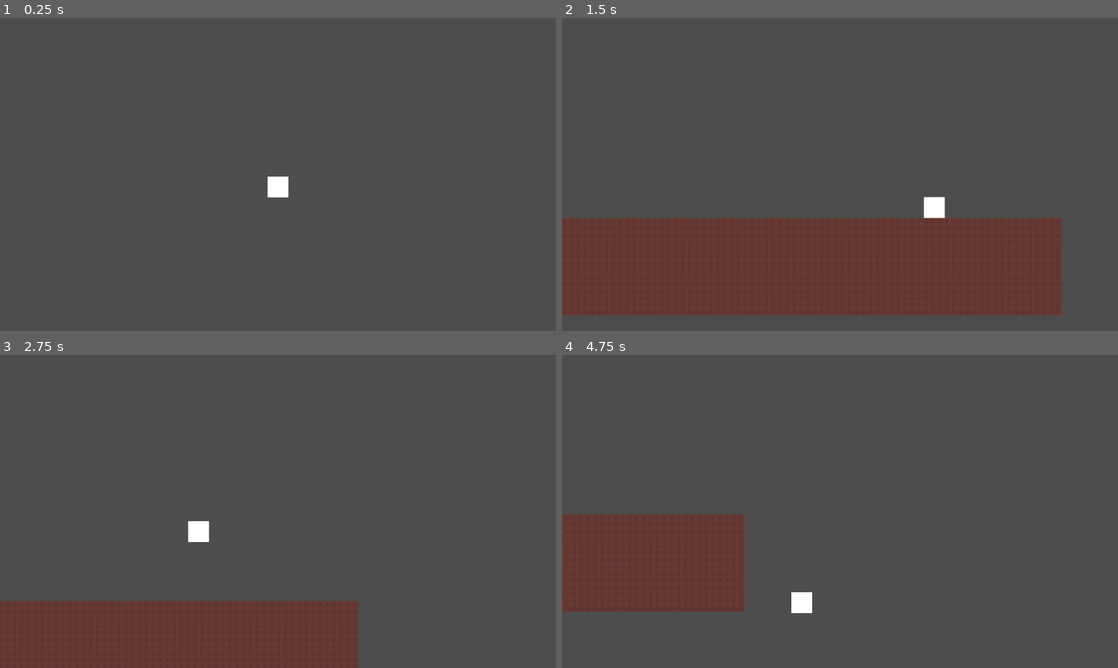
Above: before the commit, frames 1-4 (two rows, left to right).
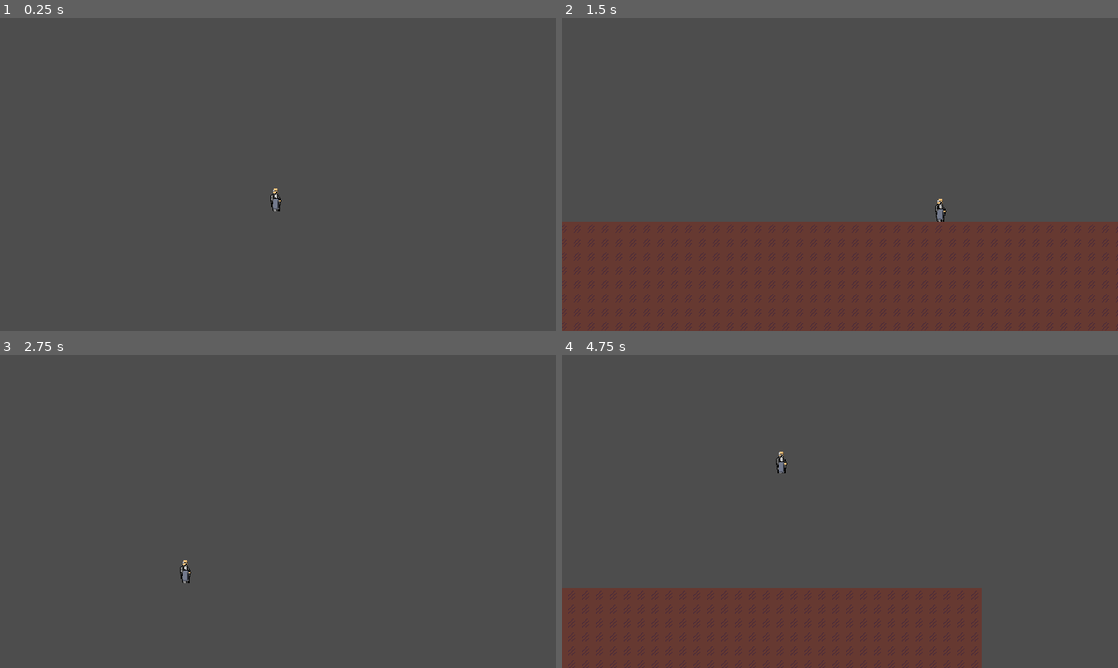
Above: after the commit, the same moments.

Repository: tixvage/bgj25.2
Game: Godot game, scene res://scenes/main.tscn
The game is run twice, just before and just after one commit, with the same random seed, the same clock (stepped at 60 frames per second) and the same inputs. The engine's default icon, where the game draws it, is replaced by a stand-in: a white triangle on a blue panel in a dark square. Sound files missing from this copy of the repository are replaced by a short silence.
Inputs:
- Up to frame 1 (0.25 s): no input
- Up to frame 2 (1.5 s): hold D (move_right) from 0.53 s (still down); tap W (move_up) at 0.77 s
- Up to frame 3 (2.75 s): tap W (move_up) at 1.52 s; release D (move_right) at 2.03 s; hold A (move_left) from 2.03 s (still down)
- Up to frame 4 (4.75 s): release A (move_left) at 2.78 s; hold D (move_right) 2.78-4.28 s; tap W (move_up) at 3.02, 3.77, 4.52 s; hold A (move_left) from 4.28 s (still down)

The runs differ from the first frame. In frame 1, 0.3% of the frame differs, in the area x 48-52%, y 50-62%; in frame 2, 11%; in frame 3, 14%; in frame 4, 25%, in the area x 0-76%, y 30-100%.

Commit message:
add dash effect

Diff:
--- a/project.godot
+++ b/project.godot
@@ -25,6 +25,7 @@
 window/size/viewport_height=720
 window/size/resizable=false
 window/stretch/mode="viewport"
+window/stretch/scale=2.0
 window/stretch/scale_mode="integer"
 
 [input]
--- a/scenes/demo_world.tscn
+++ b/scenes/demo_world.tscn
@@ -1,9 +1,10 @@
-[gd_scene load_steps=9 format=4 uid="uid://d28ywxaxhy6xu"]
+[gd_scene load_steps=10 format=4 uid="uid://d28ywxaxhy6xu"]
 
 [ext_resource type="Texture2D" uid="uid://by3ptq44r5ugy" path="res://assets/sprite/partment_progression.png" id="1_25m8j"]
 [ext_resource type="Script" uid="uid://koo0xud6sagg" path="res://scripts/player.gd" id="1_hym41"]
 [ext_resource type="Script" uid="uid://bfj6hq6gj25hm" path="res://scripts/player_data.gd" id="2_70cc3"]
 [ext_resource type="Script" uid="uid://beq2ccoyulos6" path="res://scripts/camera.gd" id="4_tccpi"]
+[ext_resource type="Texture2D" uid="uid://b4b6hife0b6b7" path="res://assets/sprite/butlermitani.png" id="4_tdn6g"]
 
 [sub_resource type="TileSetAtlasSource" id="TileSetAtlasSource_tccpi"]
 texture = ExtResource("1_25m8j")
@@ -82,14 +83,14 @@
 
 [sub_resource type="Resource" id="Resource_25m8j"]
 script = ExtResource("2_70cc3")
-move_speed = 500.0
+move_speed = 300.0
 jump_force = 700.0
 damage_amount = 10.0
 mass = 10.0
 metadata/_custom_type_script = "uid://bfj6hq6gj25hm"
 
 [sub_resource type="RectangleShape2D" id="RectangleShape2D_4hlwr"]
-size = Vector2(48, 48)
+size = Vector2(16, 28)
 
 [node name="DemoWorld" type="Node2D"]
 
@@ -102,10 +103,14 @@
 script = ExtResource("1_hym41")
 player_datas = Array[ExtResource("2_70cc3")]([SubResource("Resource_25m8j")])
 
-[node name="Polygon2D" type="Polygon2D" parent="Player"]
-polygon = PackedVector2Array(-24, -24, -24, 24, 24, 24, 24, -24)
+[node name="Sprite2D" type="Sprite2D" parent="Player"]
+texture = ExtResource("4_tdn6g")
+hframes = 2
+vframes = 6
+frame = 1
 
 [node name="CollisionShape2D" type="CollisionShape2D" parent="Player"]
+position = Vector2(-3, 0)
 shape = SubResource("RectangleShape2D_4hlwr")
 
 [node name="Camera2D" type="Camera2D" parent="Player"]
@@ -119,3 +124,8 @@
 
 [node name="DashRay" type="RayCast2D" parent="Player"]
 target_position = Vector2(0, 150)
+
+[node name="GhostSpawnTimer" type="Timer" parent="Player"]
+wait_time = 0.02
+
+[connection signal="timeout" from="Player/GhostSpawnTimer" to="Player" method="_on_ghost_spawn_timer_timeout"]
--- /dev/null
+++ b/scenes/player_ghost.tscn
@@ -0,0 +1,8 @@
+[gd_scene load_steps=3 format=3 uid="uid://k6258rj75ijs"]
+
+[ext_resource type="Texture2D" uid="uid://bpytj5wkia55y" path="res://icon.svg" id="1_32khj"]
+[ext_resource type="Script" uid="uid://byvxo5qhr7qsh" path="res://scripts/player_ghost.gd" id="1_hmsbg"]
+
+[node name="PlayerGhost" type="Sprite2D"]
+texture = ExtResource("1_32khj")
+script = ExtResource("1_hmsbg")
--- a/scripts/player.gd
+++ b/scripts/player.gd
@@ -3,15 +3,19 @@
 @export var player_datas: Array[PlayerData]
 
 @onready var camera: Camera2D = %Camera2D
+@onready var sprite: Sprite2D = $Sprite2D
 @onready var dash_ray: RayCast2D = $DashRay
+@onready var ghost_spawn_timer: Timer = $GhostSpawnTimer
+
+@onready var player_ghost_scene := preload("res://scenes/player_ghost.tscn")
 
 var is_dashing: bool = false
 var dash_distance: float = 0.0
 var current_data: int = 0
 
-const DASH_FORCE: float = 60.0
+const DASH_FORCE: float = 90.0
 const DASH_LIMIT: float = 150.0
-const SHAKE_FORCE: float = 2
+const SHAKE_FORCE: float = 1
 
 func _ready() -> void:
 	Global.camera_manager.camera = camera
@@ -31,6 +35,8 @@
 		if can_dash:
 			is_dashing = true
 			dash_distance = position.y
+			ghost_spawn_timer.one_shot = false
+			ghost_spawn_timer.start()
 			if velocity.y < 0.0:
 				velocity.y = DASH_FORCE * data.mass
 			else:
@@ -39,6 +45,7 @@
 	if is_on_floor() and is_dashing:
 		is_dashing = false
 		dash_distance = position.y - dash_distance
+		ghost_spawn_timer.one_shot = true
 		var dash_power: float = 1.0 + min(1.0, dash_distance / (dash_ray.target_position.y * 2.0))
 		dash_distance = 0.0
 		Global.camera_manager.shake(SHAKE_FORCE * data.mass * dash_power, 5)
@@ -53,3 +60,10 @@
 		velocity.x = move_toward(velocity.x, 0, data.move_speed)
 
 	move_and_slide()
+
+
+func _on_ghost_spawn_timer_timeout() -> void:
+	var ghost_instance = player_ghost_scene.instantiate()
+	ghost_instance.apply_sprite(sprite, position)
+	print("hellow")
+	get_parent().add_child(ghost_instance)
--- /dev/null
+++ b/scripts/player_ghost.gd
@@ -0,0 +1,22 @@
+extends Sprite2D
+
+
+func _ready() -> void:
+	var tween: Tween = create_tween()
+	tween.tween_property(self, "modulate:a", 0.0, 0.5)
+	tween.tween_callback(queue_free)
+
+
+func apply_sprite(sprite: Sprite2D, spawn_position: Vector2) -> void:
+	var a = sprite.duplicate()
+	position = spawn_position
+	texture = a.texture
+	vframes = a.vframes
+	hframes = a.hframes
+	frame = a.frame
+	flip_h = a.flip_h
+	flip_v = a.flip_v
+	z_index = 1
+
+func _process(delta: float) -> void:
+	pass
Not shown, added: scripts/player_ghost.gd.uid
